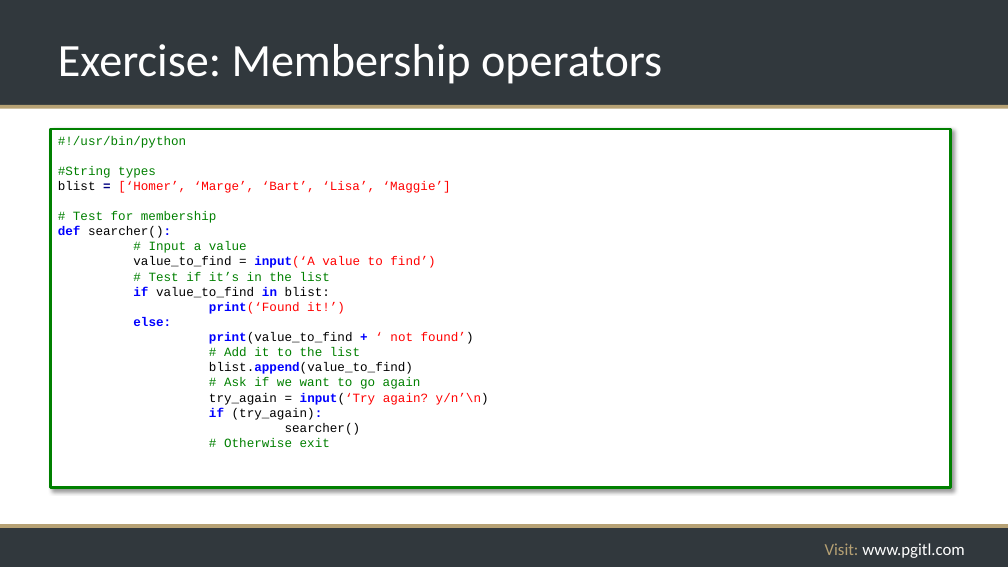
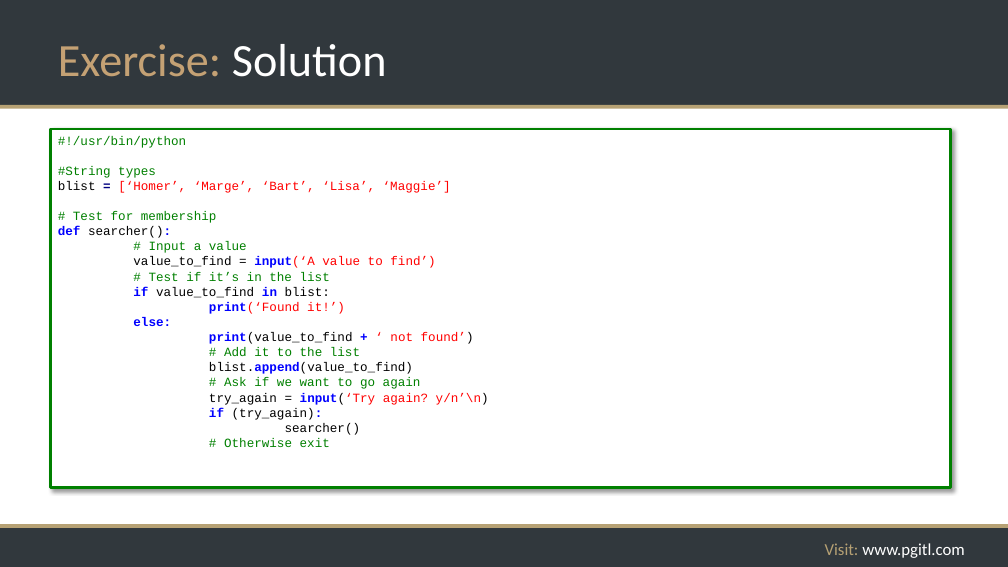
Before and after one commit to rikkouri/project-a, a slide deck: slide 111 of Programming Foundations.pptx. Drawn at 1008x567 pixels with LibreOffice and Linux fonts; fonts in the diff are those of the drawing; background and template pictures are left out. Boxes give left, top, right and bottom in pixels: in the first picture for what was removed or moved away, otherwise in the second. Text is boxed around its words. In the diff, an @@ line names an element or a change of style, - is before the commit and + after.

Commit message:
Functions exercise

```diff
--- a/Programming Foundations.pptx
+++ b/Programming Foundations.pptx
@@ title at [58, 44, 387, 77]: text changed; text colour #FFFFFF to #C4A174 @@
-Exercise: Membership operators
+Exercise: Solution
```
Also in this commit, not shown: 2 other slides changed, 2 slides added, 1 other file.
